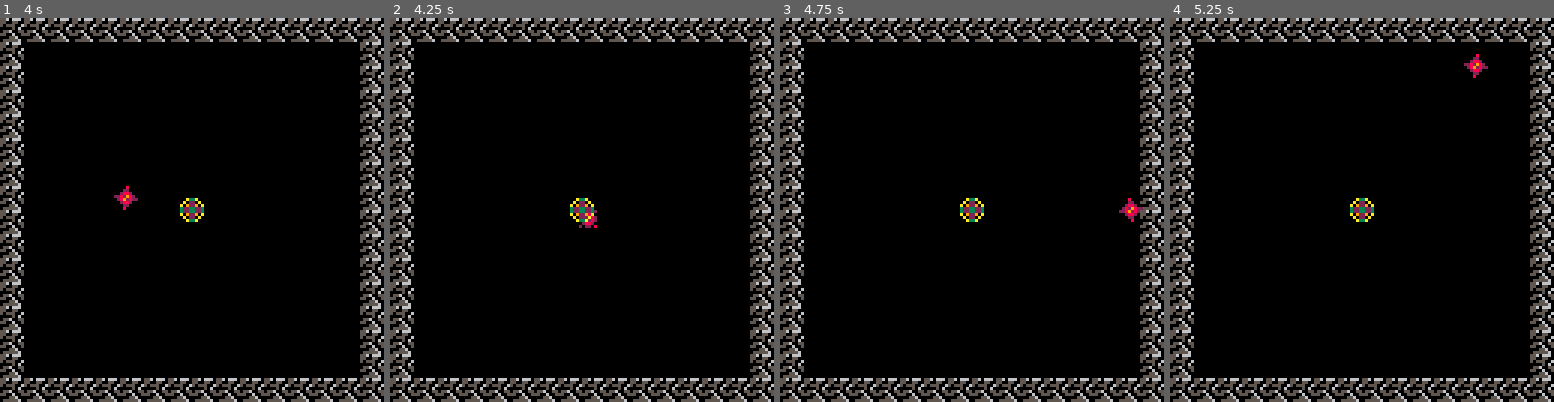
Above: before the commit, frames 1-4 (left to right).
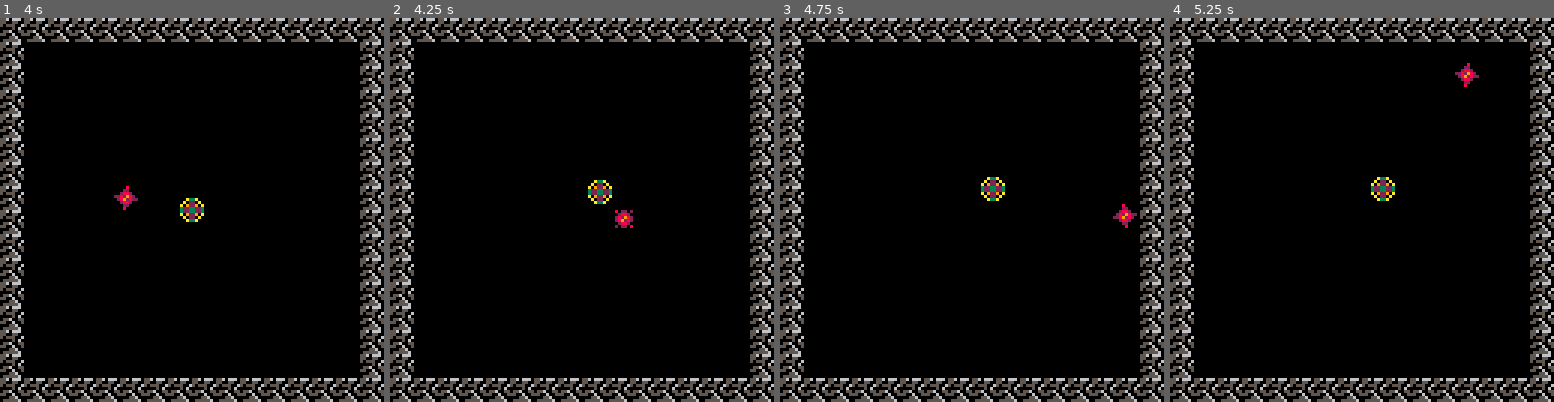
Above: after the commit, the same moments.

Repository: Nakeeb0/NAHL
Game: PICO-8 cartridge nahl.p8
Same seed, same stepped clock (60 frames per second), same inputs: the game is played once before the commit and once after it.
Inputs:
- Up to frame 1 (4 s): tap O (Z key) at 0.7, 1.7, 2.1, 2.5, 2.9, 3.3, 3.7 s; hold Right 1.6-2.1 s; hold Up 2.15-2.42 s; hold Right 2.47-3.03 s; hold Left 3.08-3.58 s; hold Down 3.63-3.97 s
- Up to frame 2 (4.25 s): hold Right from 4.02 s (still down); tap O (Z key) at 4.1 s
- Up to frame 3 (4.75 s): tap O (Z key) at 4.5 s; release Right at 4.68 s; hold Up from 4.73 s (still down)
- Up to frame 4 (5.25 s): tap O (Z key) at 4.9 s; release Up at 5.03 s; hold Left from 5.08 s (still down)

Frame 1 is identical in both runs. In frame 2, 0.8% of the frame differs, in the area x 46-64%, y 42-55%; in frame 3, 0.8%; in frame 4, 0.8%, in the area x 46-83%, y 9-54%.

Commit message:
Fixed collision going loco

Diff:
--- a/nahl.lua
+++ b/nahl.lua
@@ -44,6 +44,9 @@
 end
 
 function vec2d:proj(vb) --u is vb, v is self
+	if abs(self:magnitude()) <= 0.001 then
+		return vec2d.new(0, 0)
+	end
 	return self * (self:dot(vb) / (self:magnitude() * self:magnitude()))
 end
 
@@ -103,19 +106,6 @@
 end
 
 function move_actor(a)
-	for b in all(actor) do
-		if a ~= b then
-			if actor_collision(a, b) then
-				sfx(1)
-				local dir_a = (b.pos - a.pos):normalize()
-				local dir_b = (a.pos - b.pos):normalize()
-				local force_a = dir_a:proj(a.vel)
-				local force_b = dir_b:proj(b.vel)
-				a.vel += (force_b - force_a)
-				b.vel += (force_a - force_b)
-			end
-		end
-	end
 	if not solid_aabb(a, a.pos.x + a.vel.x, a.pos.y) then
 		a.pos.x += a.vel.x
 	else
@@ -129,6 +119,30 @@
 	end
 
 	a.vel *= a.friction
+end
+
+function check_all_actor_collision(a)
+	for b in all(actor) do
+		if a ~= b then
+			local runs = 0
+			while runs < 3 and actor_collision(a, b) do
+				runs += 1
+				--sfx(1)
+				local dir_a = (b.pos - a.pos):normalize()
+				local dir_b = (a.pos - b.pos):normalize()
+				if dir_a:dot(a.vel) > 0 then
+					local force_a = dir_a:proj(a.vel)
+					b.vel += force_a * 0.2 + dir_a * 0.2
+				end
+				if dir_b:dot(b.vel) > 0 then
+					local force_b = dir_b:proj(b.vel)
+					a.vel += force_b * 0.2 + dir_b * 0.2
+				end
+				move_actor(a)
+				move_actor(b)
+			end
+		end
+	end
 end
 
 function _update60()
@@ -152,7 +166,9 @@
 	if btn(4) and input_vec:magnitude() > 0 then
 		player.vel = input_vec:normalize() * player.dash_speed
 	end
+	check_all_actor_collision(player)
 	move_actor(player)
+	move_actor(ai)
 end
 
 function _draw()
